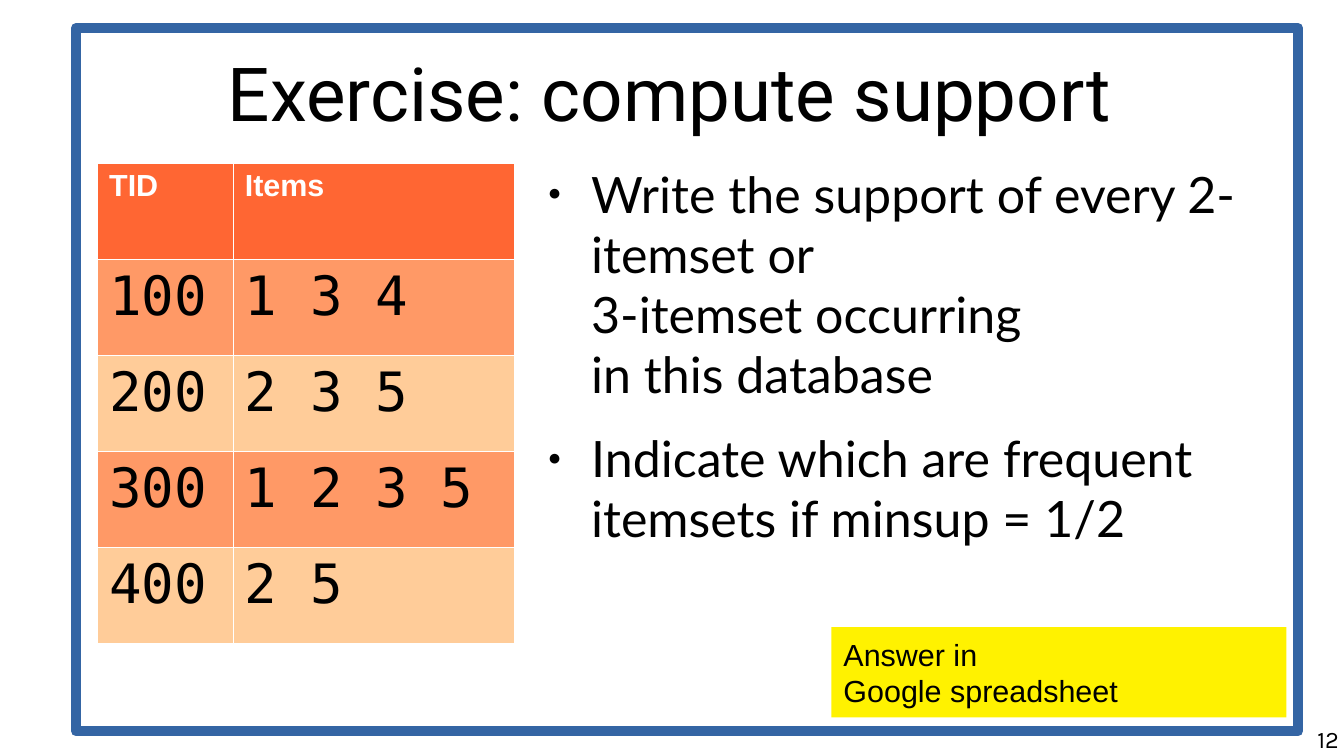
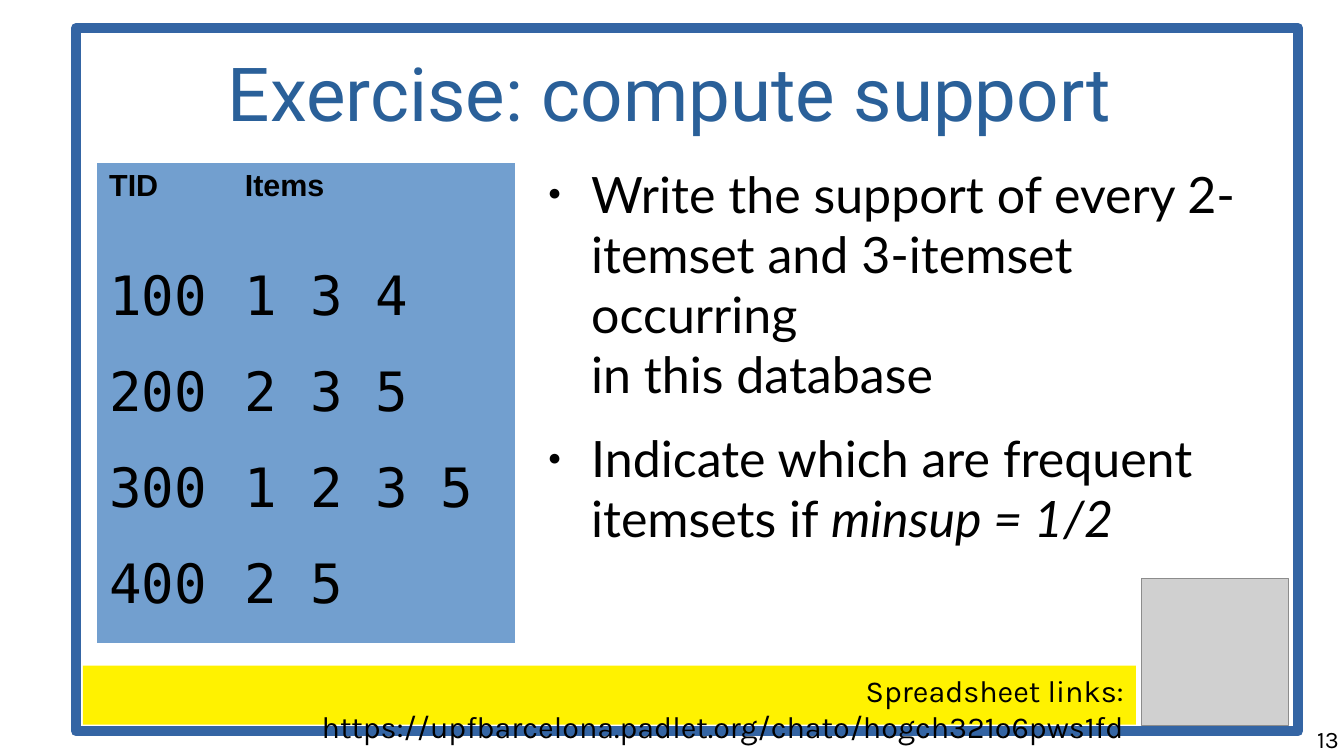
Before and after one commit to chatox/data-mining-course, a slide deck: slide 13 of theory/odp/tt11_itemsets.odp (slide 12 before the commit). Drawn at 1344x756 pixels with LibreOffice and Linux fonts; fonts in the diff are those of the drawing; grey boxes stand for pictures. Boxes give left, top, right and bottom in pixels: in the first picture for what was removed or moved away, otherwise in the second. Text is boxed around its words. In the diff, an @@ line names an element or a change of style, - is before the commit and + after.

```diff
--- a/theory/odp/tt11_itemsets.odp
+++ b/theory/odp/tt11_itemsets.odp
@@ title "Exercise: compute support" at bbox=[228, 67, 1111, 136]: text colour #000000 to #2A6099 @@
@@ table at bbox=[98, 163, 515, 644] @@
@@ fill #FF6633 to #729FCF in row 1 @@
@@ fill #FF9966 to #729FCF in 4 cells @@
@@ fill #FFCC99 to #729FCF in 4 cells @@
@@ text colour #FFFFFF to #000000 in "TID", "Items" @@
@@ borders changed @@
@@ text at bbox=[591, 176, 1235, 394]: text changed @@
-● Write the support of every 2-itemset or
-  3-itemset occurring
-  in this database
+● Write the support of every 2-itemset and 3-itemset occurring
+  in this database
@@ text at bbox=[591, 440, 1192, 546]: italic on in "minsup = 1/2" @@
@@ picture added at bbox=[1142, 578, 1289, 726] @@
@@ rectangle "Spreadsheet links: https://upfbarcelona.padlet.org/chato/hog ...": place and size @@
-rectangle "Spreadsheet links: https://upfbarcelona.padlet.org/chato/hog ..." at bbox=[832, 627, 1287, 717]
+rectangle "Spreadsheet links: https://upfbarcelona.padlet.org/chato/hog ..." at bbox=[83, 666, 1137, 724]
@@ rectangle "Spreadsheet links: https://upfbarcelona.padlet.org/chato/hog ..." at bbox=[83, 666, 1137, 724]: vertical alignment middle to top @@
@@ text in rectangle at bbox=[322, 681, 1124, 746]: text changed; font Arial to Karla @@
-Answer in
-Google spreadsheet
+Spreadsheet links: https://upfbarcelona.padlet.org/chato/hogch321o6pws1fd
@@ page number at bbox=[1317, 733, 1339, 749]: text changed @@
-12
+13
```
Also in this commit, not shown: 17 other slides changed, 3 slides added, 2 other files.
